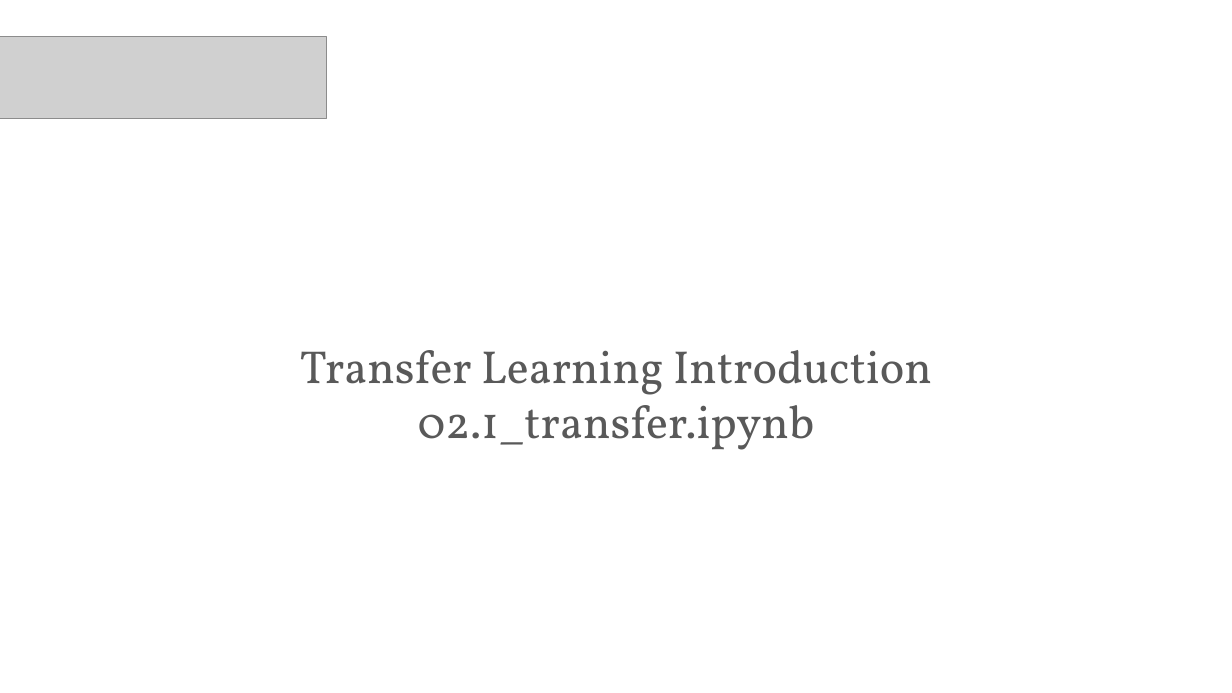
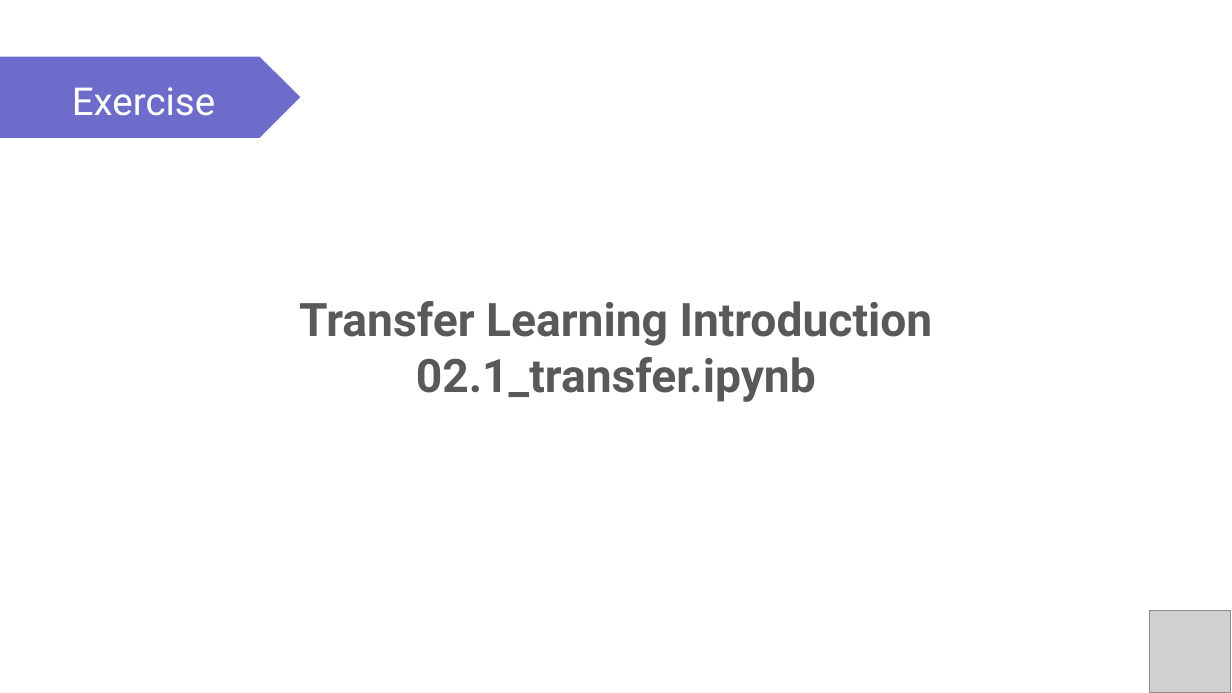
Before and after one commit to PracticumAI/transfer, a slide deck: slide 9 of presentations/02_transfer_learn.pptx. Drawn at 1232x693 pixels with LibreOffice and Linux fonts; fonts in the diff are those of the drawing; grey boxes stand for pictures. Boxes give left, top, right and bottom in pixels: in the first picture for what was removed or moved away, otherwise in the second. Text is boxed around its words. In the diff, an @@ line names an element or a change of style, - is before the commit and + after.

Commit message:
Updated transfer_learn.pptx to new visual standards.

```diff
--- a/presentations/02_transfer_learn.pptx
+++ b/presentations/02_transfer_learn.pptx
@@ picture removed at (0, 37, 327, 118) @@
@@ pentagon arrow added at (0, 56, 300, 138), fill #6D6CCA @@
@@ text added at (72, 87, 215, 116), 30 pt, text #FFFFFF @@
+Exercise
@@ text "Transfer Learning Introduction": place and size @@
-text "Transfer Learning Introduction" at (300, 350, 932, 450)
+text "Transfer Learning Introduction" at (299, 301, 933, 402)
@@ text "Transfer Learning Introduction" at (299, 301, 933, 402): font Vollkorn to Roboto, bold on @@
@@ picture added at (1150, 611, 1231, 693) @@
```
Also in this commit, not shown: 14 other slides changed.
